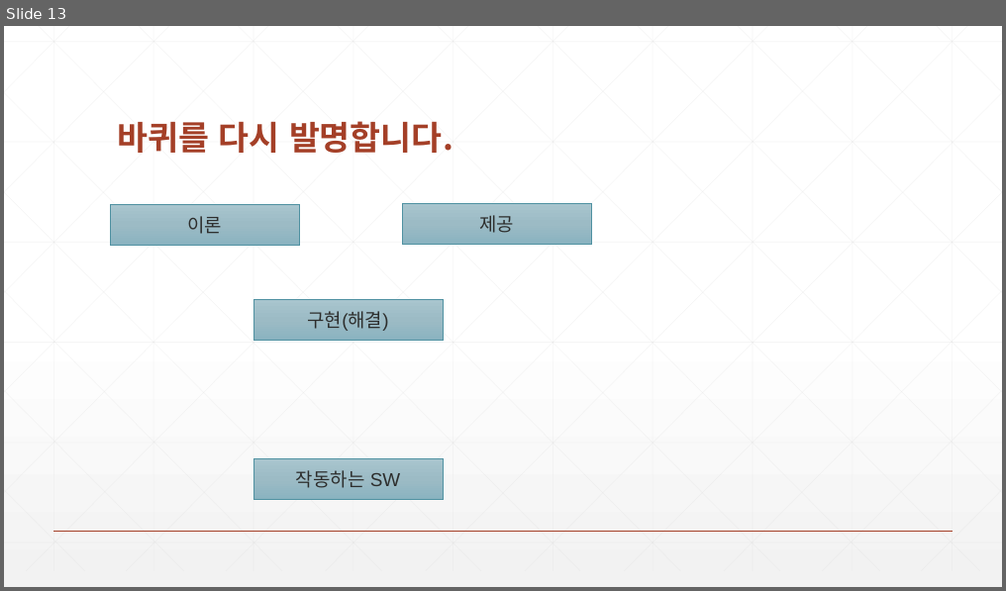
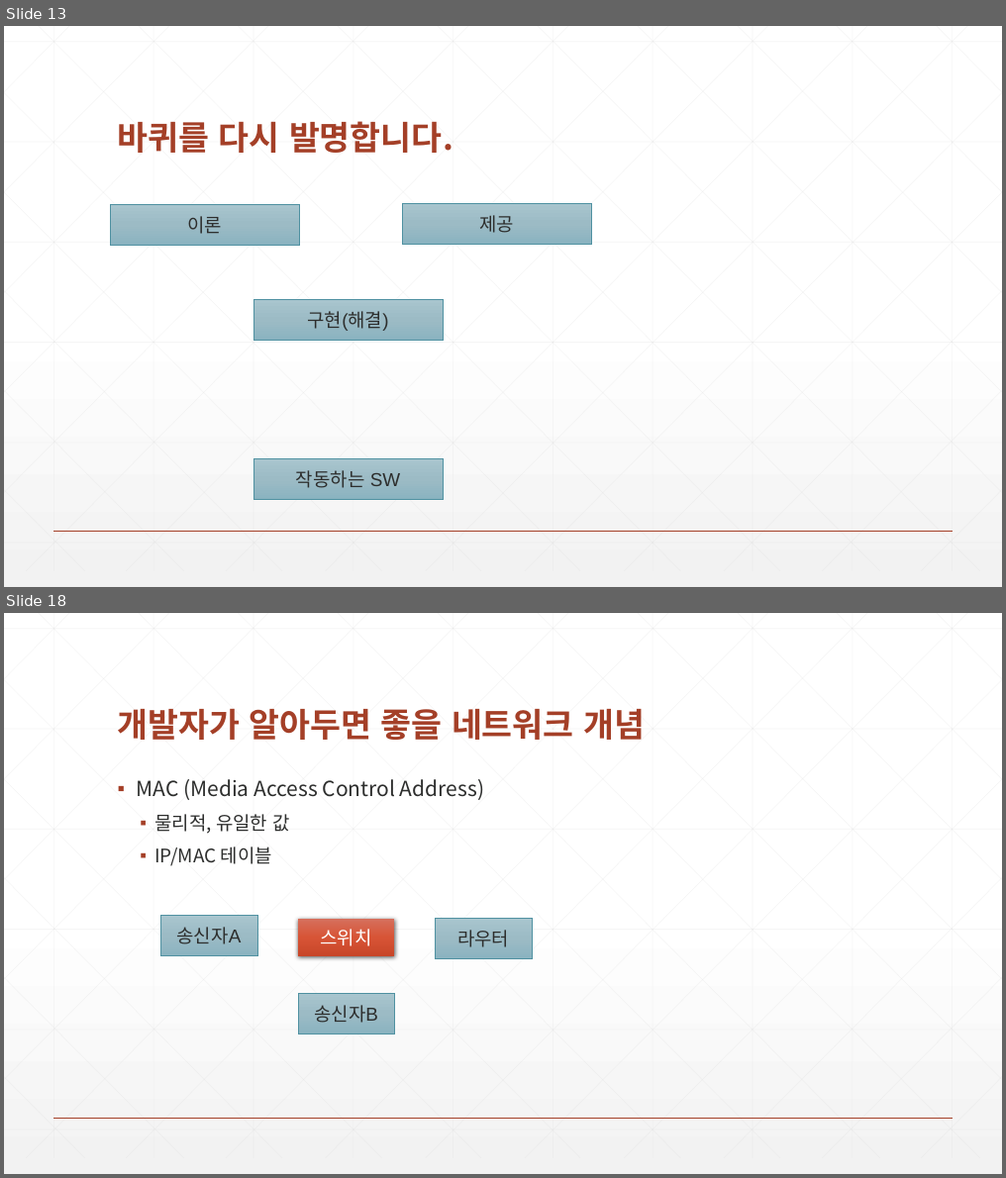
Before and after one commit to zeroshift01/code5, a slide deck: inflearn01/doc/교재.pptx. Shown one above the other, each under a label of ours: slide 13 before the commit, slides 13 and 18 after it; the slides between them are not shown. The pictures are 1006x591 and 1006x1178 pixels, drawn with LibreOffice and Linux fonts; fonts in the diff are those of the drawing. Boxes give left, top, right and bottom in pixels: in the first picture for what was removed or moved away, otherwise in the second. Text is boxed around its words. In the diff, an @@ line names an element or a change of style, - is before the commit and + after.

```diff
--- a/inflearn01/doc/교재.pptx
+++ b/inflearn01/doc/교재.pptx
@@ slide 18 added at <box>4,613,1002,1174</box>, background gradient #FFFFFF to #F2F2F2; not listed: 47 template elements that a slide beside it also shows @@
@@ title added at <box>118,708,645,740</box>, 32 pt, text #A43F27, bold @@
+개발자가 알아두면 좋을 네트워크 개념
@@ text added at <box>137,779,484,866</box>, 20 pt, text #2D2E2D @@
+▪ MAC (Media Access Control Address)
+  ▪ 물리적, 유일한 값
+  ▪ IP/MAC 테이블
@@ rectangle added at <box>160,916,257,956</box>, fill gradient #A9C6CF to #9CBCC6 to #8AB4C0, outline #4F91A1 0.5 pt, 18 pt, text #2D2E2D @@
+송신자A
@@ rectangle added at <box>298,919,395,957</box>, fill gradient #D7705D to #D85537 to #C84728, 18 pt, text #FFFFFF @@
+스위치
@@ rectangle added at <box>436,919,532,959</box>, fill gradient #A9C6CF to #9CBCC6 to #8AB4C0, outline #4F91A1 0.5 pt, 18 pt, text #2D2E2D @@
+라우터
@@ rectangle added at <box>298,993,395,1034</box>, fill gradient #A9C6CF to #9CBCC6 to #8AB4C0, outline #4F91A1 0.5 pt, 18 pt, text #2D2E2D @@
+송신자B
```
Also in this commit, not shown: 7 other slides added, 6 other files.
